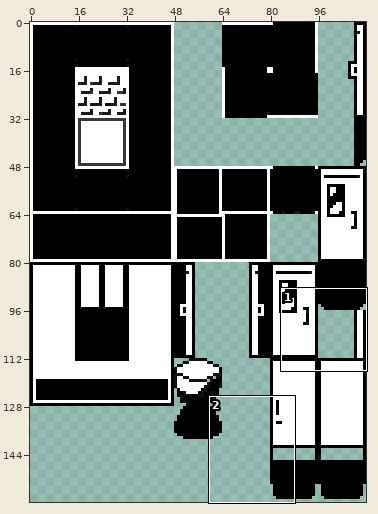
A sprite sheet gets an edit: assets/tilesets/tilemap_thiccwall.png. The first picture is a wide view before the edit; the outline marks the close-up.
Close-up. Earlier state:
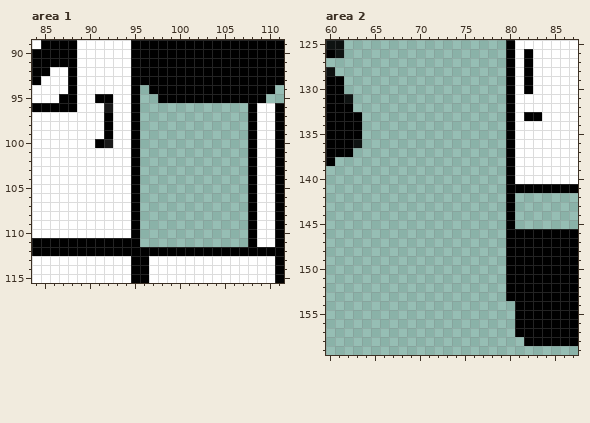
The file is 112x160 pixels. Colours within 5 levels of each other are drawn and written as one. Shown: area 1: x 84..111, y 89..115; area 2: x 60..87, y 125..159.
After the commit:
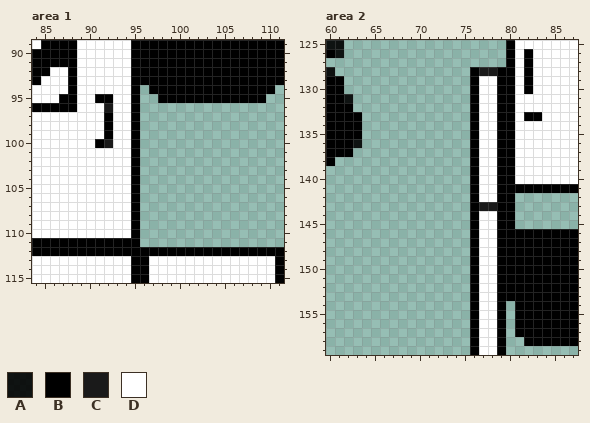
Palette (. is transparent): A #000000e6  B #000000  C #1a1a1a  D #ffffff
Difference:
--- area 1
@@ x 106..111 @@
  95 BBBB..
- 96 ..BDDB
- 97 ..BDDB
- 98 ..BDDB
- 99 ..BDDB
-100 ..BDDB
-101 ..BDDB
-102 ..BDDB
-103 ..BDDB
-104 ..BDDB
-105 ..BDDB
-106 ..BDDB
-107 ..BDDB
-108 ..BDDB
-109 ..BDDB
-110 ..BDDB
-111 ..BDDB
+ 96 ......
+ 97 ......
+ 98 ......
+ 99 ......
+100 ......
+101 ......
+102 ......
+103 ......
+104 ......
+105 ......
+106 ......
+107 ......
+108 ......
+109 ......
+110 ......
+111 ......
 112 BBBBBB
--- area 2
@@ x 74..81 @@
 127 ......BD
-128 ......BD
-129 ......BD
-130 ......BD
-131 ......BD
-132 ......BD
-133 ......BD
-134 ......BD
-135 ......BD
-136 ......BD
-137 ......BD
-138 ......BD
-139 ......BD
-140 ......BD
-141 ......BB
-142 ......B.
-143 ......B.
-144 ......B.
-145 ......B.
-146 ......BB
-147 ......BB
-148 ......BB
-149 ......BB
-150 ......BB
-151 ......BB
-152 ......BB
-153 ......BB
-154 .......B
-155 .......B
-156 .......B
-157 .......B
-158 ........
-159 ........
+128 ..BCCBBD
+129 ..BDDBBD
+130 ..BDDBBD
+131 ..BDDBBD
+132 ..BDDBBD
+133 ..BDDBBD
+134 ..BDDBBD
+135 ..BDDBBD
+136 ..BDDBBD
+137 ..BDDBBD
+138 ..BDDBBD
+139 ..BDDBBD
+140 ..BDDBBD
+141 ..BDDBBB
+142 ..BDDBB.
+143 ..BCCBB.
+144 ..BDDBB.
+145 ..BDDBB.
+146 ..BDDBBB
+147 ..BDDBBB
+148 ..BDDBBB
+149 ..BDDBBB
+150 ..BDDBBB
+151 ..BDDBBB
+152 ..BDDBBB
+153 ..BDDBBB
+154 ..BDDB.B
+155 ..BDDB.B
+156 ..BDDB.B
+157 ..BDDB.B
+158 ..BDDB..
+159 ..BDDB..
